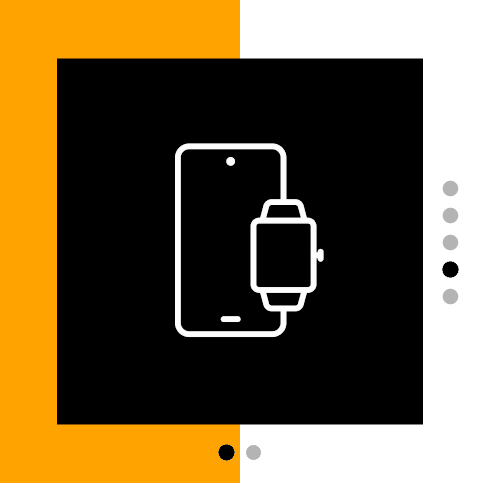
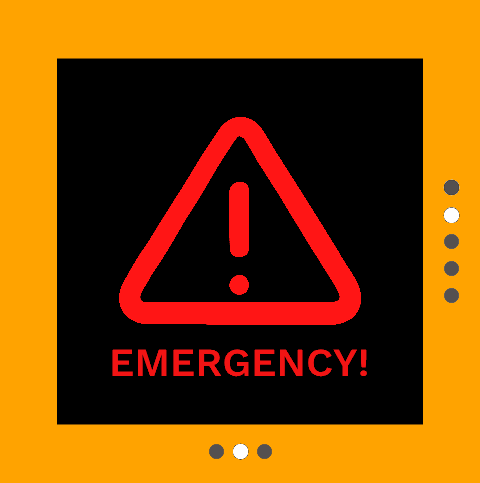
Layered file, before and after one edit (w=480, h=483). Changes by layer:
hid "Layer 9" over [112, 0, 480, 483]
added layer "Layer 19 copy 2" above "Layer 19 copy 3" over [112, 0, 480, 483]
